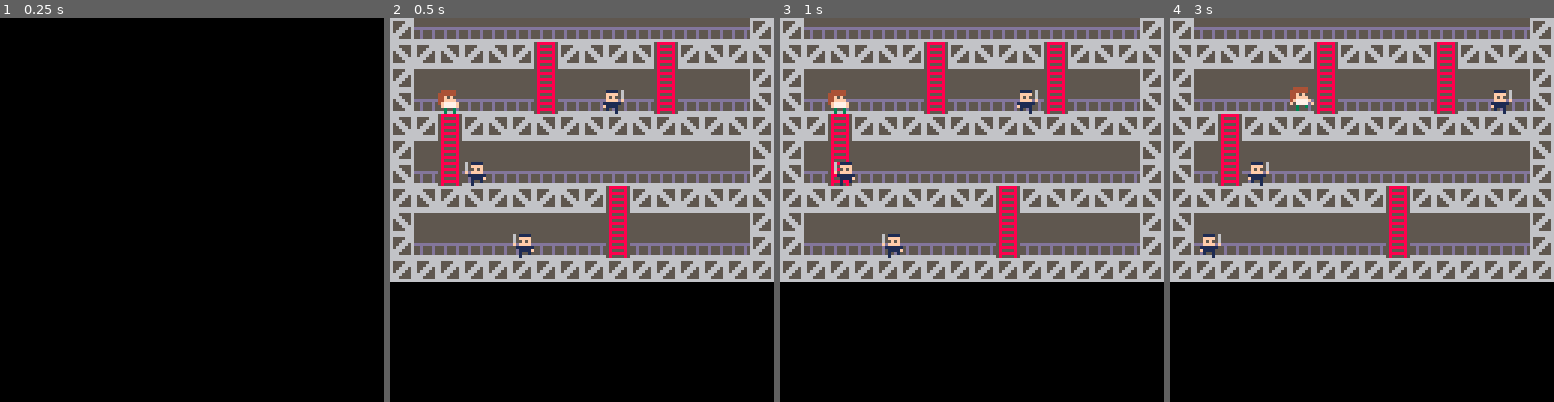
Above: before the commit, frames 1-4 (left to right).
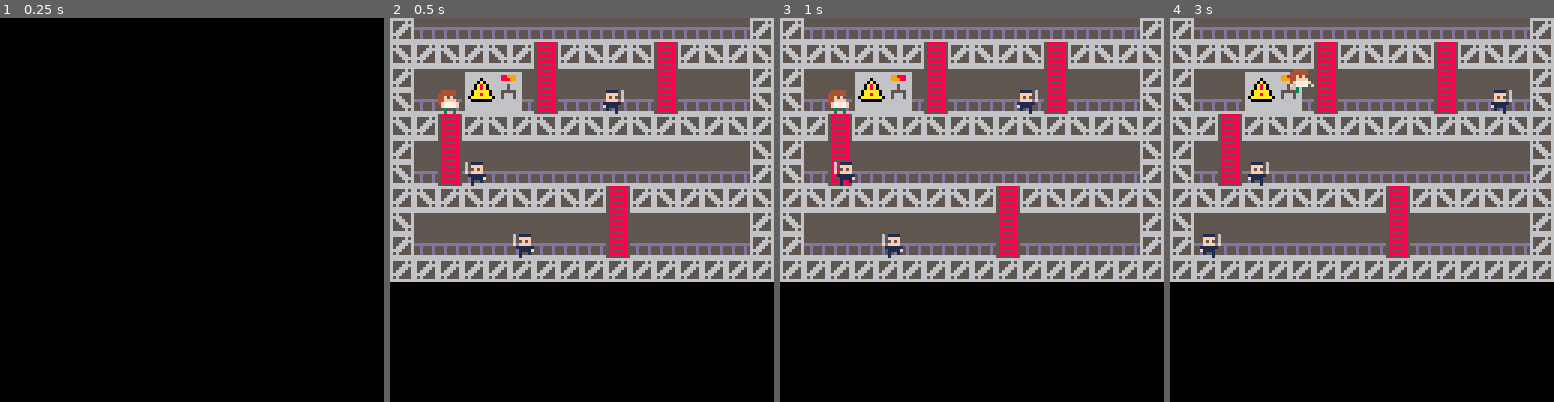
Above: after the commit, the same moments.

Repository: murilopolese/endegelande
Game: PICO-8 cartridge eg.p8
The game is run twice, just before and just after one commit, with the same random seed, the same clock (stepped at 60 frames per second) and the same inputs.
Inputs:
- Up to frame 1 (0.25 s): no input
- Up to frame 2 (0.5 s): tap X (X key) at 0.33 s
- Up to frame 3 (1 s): tap O (Z key) at 0.7 s
- Up to frame 4 (3 s): tap X (X key) at 1.07, 1.85, 2.97 s; hold Right 1.6-2.1 s; tap O (Z key) every 0.4 s from 1.7 to 2.9 s; hold Up 2.15-2.42 s; hold Right from 2.47 s (still down)

Frame 1 is identical in both runs. In frame 2, 2.3% of the frame differs, in the area x 0-100%, y 0-68%; in frame 3, 2.3%; in frame 4, 2.6%.

Commit message:
The big machine

Diff:
--- a/eg.p8
+++ b/eg.p8
@@ -16,6 +16,8 @@
 cop = 33
 emma = 17
 bg = 5
+
+machine_frame = 0;
 
 function new_character(player_number, sprite, x, y, dx, dy)
 	player = {}
@@ -171,11 +173,24 @@
 	end
 end
 
+function animate_machine()
+	machine_frame += 0.1
+	machine_frame %= 2
+	if machine_frame > 1 then
+		mset( 4, 2, 7 )
+		mset( 5, 2, 8 )
+	else
+		mset( 4, 2, 9 )
+		mset( 5, 2, 10 )
+	end
+end
+
 function _draw()
 	cls()
 	if not welcome then
 		map(0, 0, 0, 0, 32, 32)
 		foreach(characters, draw_character)
+		animate_machine()
 	else
 		--draw splash screen
 	end
@@ -184,24 +199,23 @@
 --e.g. map(0,0, 20,20, 4,2)
 --	-> draws a 4x2 blocks of cels starting from 0,0 in the map, to the screen at 20,20
 
-
 __gfx__
-00000000666666665888888555555555666666666666666600000000000000000000000000000000000000000000000000000000000000000000000000000000
-00000000655556665855558555555555555555556665555600000000000000000000000000000000000000000000000000000000000000000000000000000000
-00000000655566665888888555555555555555556666555600000000000000000000000000000000000000000000000000000000000000000000000000000000
-000000006556665658555585dddddddd555555556566655600000000000000000000000000000000000000000000000000000000000000000000000000000000
-00000000656665565888888555d555d5555555556556665600000000000000000000000000000000000000000000000000000000000000000000000000000000
-00000000666655565855558555d555d5555555556555666600000000000000000000000000000000000000000000000000000000000000000000000000000000
-00000000666555565888888555d555d5555555556555566600000000000000000000000000000000000000000000000000000000000000000000000000000000
-00000000666666665855558566666666555555556666666600000000000000000000000000000000000000000000000000000000000000000000000000000000
-00000000044444000444440004444400000000000000000000000000000000000000000000000000000000000000000000000000000000000000000000000000
-00000000444444004444440044444400000000000000000000000000000000000000000000000000000000000000000000000000000000000000000000000000
-0000000044f5f50044f5f50044f5f500000000000000000000000000000000000000000000000000000000000000000000000000000000000000000000000000
-0000000044ffff0044ffff0044ffff00000000000000000000000000000000000000000000000000000000000000000000000000000000000000000000000000
-000000004f7777f04f7777f0ff7777ff000000000000000000000000000000000000000000000000000000000000000000000000000000000000000000000000
-000000000f7777f0f077770f00777700000000000000000000000000000000000000000000000000000000000000000000000000000000000000000000000000
-00000000003003000030030000300300000000000000000000000000000000000000000000000000000000000000000000000000000000000000000000000000
-00000000003003000030000000000300000000000000000000000000000000000000000000000000000000000000000000000000000000000000000000000000
+00000000666666665888888555555555666666666666666666666666666666666666666666666666666666660000000000000000000000000000000000000000
+00000000655556565855558555555555555555556565555655555555555555555555555555555555555555550000000000000000000000000000000000000000
+00000000655566665888888555555555555555556666555656666666666666666666555566666666666655550000000000000000000000000000000000000000
+000000006556665658555585dddddddd555555556566655656666666666669988866555566666889996655550000000000000000000000000000000000000000
+00000000656665565888888555d555d5555555556556665656666606666669998866555566666888996655550000000000000000000000000000000000000000
+00000000666655565855558555d555d55555555565556666566660a0666666666666555566666666666655550000000000000000000000000000000000000000
+00000000656555565888888555d555d5555555556555565656660a8a066666656666555506666665666655550000000000000000000000000000000000000000
+00000000666666665855558566666666555555556666666656660a8a066666656666555506666665666655550000000000000000000000000000000000000000
+0000000004444400044444000444440000000000000000005660aaaaa066655555665555a0666555556655550000000000000000000000000000000000000000
+0000000044444400444444004444440000000000000000005660aa8aa066656665665555a0666566656655550000000000000000000000000000000000000000
+0000000044f5f50044f5f50044f5f5000000000000000000560aaaaaaa06656665665555aa066566656655550000000000000000000000000000000000000000
+0000000044ffff0044ffff0044ffff00000000000000000056600000006666666666dddd006666666666dddd0000000000000000000000000000000000000000
+000000004f7777f04f7777f0ff7777ff00000000000000005666666666666666666655d566666666666655d50000000000000000000000000000000000000000
+000000000f7777f0f077770f0077770000000000000000005666666666666666666655d566666666666655d50000000000000000000000000000000000000000
+0000000000300300003003000030030000000000000000005666666666666666666655d566666666666655d50000000000000000000000000000000000000000
+00000000003003000030000000000300000000000000000066666666666666666666666666666666666666660000000000000000000000000000000000000000
 00000000011110000111100001111060000000000000000000000000000000000000000000000000000000000000000000000000000000000000000000000000
 000000000ffff0000ffff0600ffff060000000000000000000000000000000000000000000000000000000000000000000000000000000000000000000000000
 000000000f5f50000f5f50600f5f5060000000000000000000000000000000000000000000000000000000000000000000000000000000000000000000000000
@@ -315,13 +329,13 @@
 00000000000000000000000000000000000000000000000000000000000000000000000000000000000000000000000000000000000000000000000000000000
 00000000000000000000000000000000000000000000000000000000000000000000000000000000000000000000000000000000000000000000000000000000
 __gff__
-0002000002020200000000000000000000000000000000000000000000000000000202020000000000000000000000000000000000000000000000000000000000000000000000000000000000000000000000000000000000000000000000000000000000000000000000000000000000000000000000000000000000000000
+0002000002020000000000000000000000000000000000000000000000000000000202020000000000000000000000000000000000000000000000000000000000000000000000000000000000000000000000000000000000000000000000000000000000000000000000000000000000000000000000000000000000000000
 0000000000000000000000000000000000000000000000000000000000000000000000000000000000000000000000000000000000000000000000000000000000000000000000000000000000000000000000000000000000000000000000000000000000000000000000000000000000000000000000000000000000000000
 __map__
 0103030303030303030303030303030100000000000000000000000000000000000000000000000000000000000000000000000000000000000000000000000000000000000000000000000000000000000000000000000000000000000000000000000000000000000000000000000000000000000000000000000000000000
 0501050105010201050105020105010500000000000000000000000000000000000000000000000000000000000000000000000000000000000000000000000000000000000000000000000000000000000000000000000000000000000000000000000000000000000000000000000000000000000000000000000000000000
-0104040404040204040404020404040100000000000000000000000000000000000000000000000000000000000000000000000000000000000000000000000000000000000000000000000000000000000000000000000000000000000000000000000000000000000000000000000000000000000000000000000000000000
-0503030303030203030303020303030500000000000000000000000000000000000000000000000000000000000000000000000000000000000000000000000000000000000000000000000000000000000000000000000000000000000000000000000000000000000000000000000000000000000000000000000000000000
+0104040607080204040404020404040100000000000000000000000000000000000000000000000000000000000000000000000000000000000000000000000000000000000000000000000000000000000000000000000000000000000000000000000000000000000000000000000000000000000000000000000000000000
+0503031617180203030303020303030500000000000000000000000000000000000000000000000000000000000000000000000000000000000000000000000000000000000000000000000000000000000000000000000000000000000000000000000000000000000000000000000000000000000000000000000000000000
 0501020105010501050105010501050100000000000000000000000000000000000000000000000000000000000000000000000000000000000000000000000000000000000000000000000000000000000000000000000000000000000000000000000000000000000000000000000000000000000000000000000000000000
 0104020404040404040404040404040500000000000000000000000000000000000000000000000000000000000000000000000000000000000000000000000000000000000000000000000000000000000000000000000000000000000000000000000000000000000000000000000000000000000000000000000000000000
 0503020303030303030303030303030100000000000000000000000000000000000000000000000000000000000000000000000000000000000000000000000000000000000000000000000000000000000000000000000000000000000000000000000000000000000000000000000000000000000000000000000000000000
